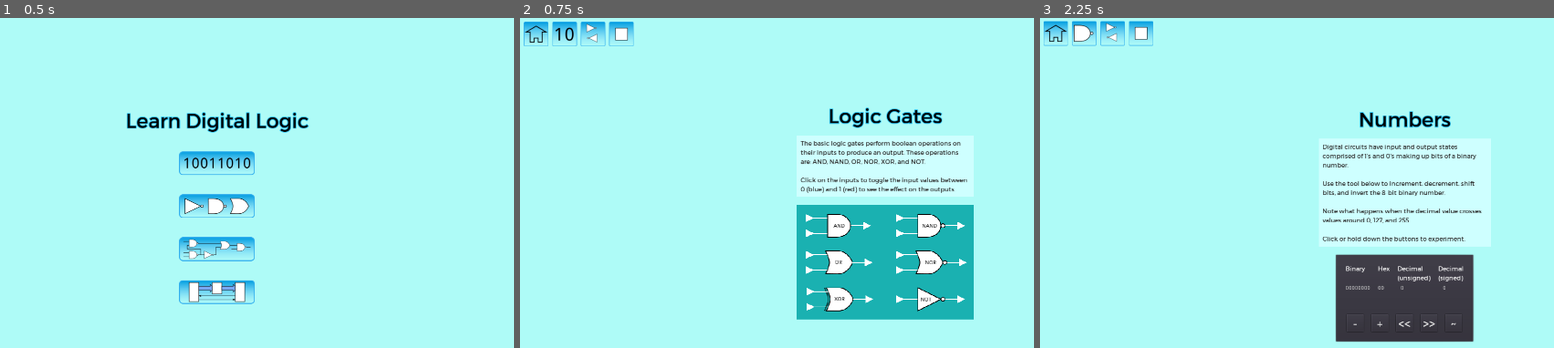
Above: before the commit, frames 1-3 (left to right).
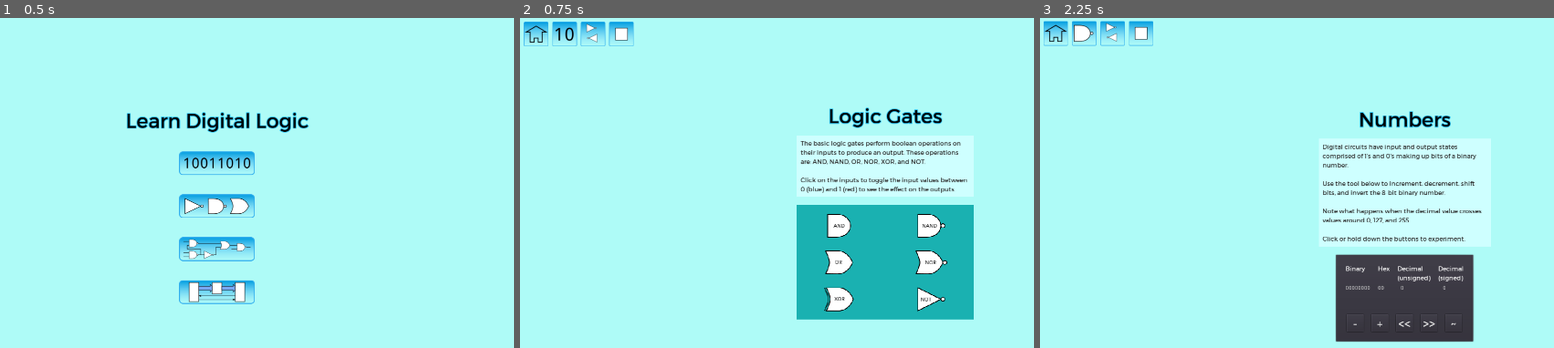
Above: after the commit, the same moments.

Repository: andrew-wilkes/digital-logic
Game: Godot game, scene res://Main.tscn
The game is run twice, just before and just after one commit, with the same random seed, the same clock (stepped at 60 frames per second) and the same inputs.
Inputs (mouse positions are in pixels of both pictures, inside the frame that each line leads up to):
- Up to frame 1 (0.5 s): no input
- Up to frame 2 (0.75 s): click (735, 206) at 0.5 s
- Up to frame 3 (2.25 s): click (1055, 34) at 1.25 s; click (1255, 163) at 2 s

Frame 1 is identical in both runs. In frame 2, 0.5% of the frame differs, in the area x 55-88%, y 59-89%; in frame 3, nothing differs.

Commit message:
Remove feature of adding connections to gate

Diff:
--- /dev/null
+++ b/game/Gates.gd
@@ -0,0 +1,16 @@
+extends Control
+
+func _ready():
+	for part in $VBox/ColorRect.get_children():
+		part.connect("picked", self, "clicked")
+
+
+func clicked(part):
+	print(part)
+	"""
+	part.state = !part.state
+	part.indicate_state()
+	return
+	if part.is_ext_input:
+		gate.state = !gate.state
+	"""
--- a/game/Gates.tscn
+++ b/game/Gates.tscn
@@ -10,11 +10,13 @@
 [ext_resource path="res://parts/cOR.tscn" type="PackedScene" id=8]
 [ext_resource path="res://parts/bNAND.tscn" type="PackedScene" id=9]
 [ext_resource path="res://TextPanel.tscn" type="PackedScene" id=10]
+[ext_resource path="res://Gates.gd" type="Script" id=11]
 
 [node name="Gates" type="Control"]
 anchor_right = 1.0
 anchor_bottom = 1.0
 mouse_filter = 2
+script = ExtResource( 11 )
 __meta__ = {
 "_edit_use_anchors_": false
 }
@@ -68,7 +70,6 @@
 moveable = false
 wireable = false
 show_state = false
-add_test_io = true
 
 [node name="NAND" parent="VBox/ColorRect" instance=ExtResource( 9 )]
 position = Vector2( 350, 55 )
@@ -76,7 +77,6 @@
 highlight_part = false
 moveable = false
 wireable = false
-add_test_io = true
 
 [node name="OR" parent="VBox/ColorRect" instance=ExtResource( 8 )]
 position = Vector2( 110, 151 )
@@ -84,7 +84,6 @@
 highlight_part = false
 moveable = false
 wireable = false
-add_test_io = true
 
 [node name="NOR" parent="VBox/ColorRect" instance=ExtResource( 6 )]
 position = Vector2( 350, 151 )
@@ -92,7 +91,6 @@
 highlight_part = false
 moveable = false
 wireable = false
-add_test_io = true
 
 [node name="XOR" parent="VBox/ColorRect" instance=ExtResource( 5 )]
 position = Vector2( 110, 247 )
@@ -100,7 +98,6 @@
 highlight_part = false
 moveable = false
 wireable = false
-add_test_io = true
 
 [node name="NOT" parent="VBox/ColorRect" instance=ExtResource( 7 )]
 position = Vector2( 350, 247 )
@@ -108,4 +105,3 @@
 highlight_part = false
 moveable = false
 wireable = false
-add_test_io = true
--- a/game/parts/Gate.gd
+++ b/game/parts/Gate.gd
@@ -4,8 +4,6 @@
 
 export(String) var gate_type
 
-var input_pin = preload("res://parts/zInput.tscn")
-var output_pin = preload("res://parts/zOutput.tscn")
 var inputs = []
 
 func _ready():
@@ -17,29 +15,12 @@
 	for node in $Inputs.get_children():
 		pin_exit(node) # Hide
 		inputs.append(false)
-		if add_test_io: # When used in diagram
-			var pin = input_pin.instance()
-			pin.id = i
-			pin.position = -pin.get_node("Q").position
-			pin.highlight_pin = false
-			pin.connect("state_changed", self, "update_output")
-			node.add_child(pin)
-		else:
-			node.id = i
-			connect_pin(node)
+		node.id = i
+		connect_pin(node)
 		i += 1
 	pin_exit($Q) # Hide
-	if add_test_io: # When used in diagram
-		var pin = output_pin.instance()
-		pin.position = -pin.get_node("Inputs/A").position
-		pin.highlight_pin = false
-		pin.highlight_part = false
-		# warning-ignore:return_value_discarded
-		connect("state_changed", pin, "update_output")
-		$Q.add_child(pin)
-	else:
-		connect_pin($Q)
-		$Q.is_output = true
+	connect_pin($Q)
+	$Q.is_output = true
 	set_output(true)
 
 
--- a/game/parts/Part.gd
+++ b/game/parts/Part.gd
@@ -16,7 +16,6 @@
 export(bool) var moveable = true
 export(bool) var wireable = true
 export(bool) var show_state = false
-export(bool) var add_test_io = false
 export(bool) var is_ext_input = false
 
 var output = false
@@ -99,6 +98,10 @@
 	if event is InputEventMouseButton && event.pressed && wireable:
 		# Click on output pin to create a new wire
 		# Click on input pin to delete a wire
+		pinclick(node)
+
+
+func pinclick(node):
 		emit_signal("pinclick", self, node)
 
 
Not shown: 1 places in game/Gates.tscn that only renumber resources
